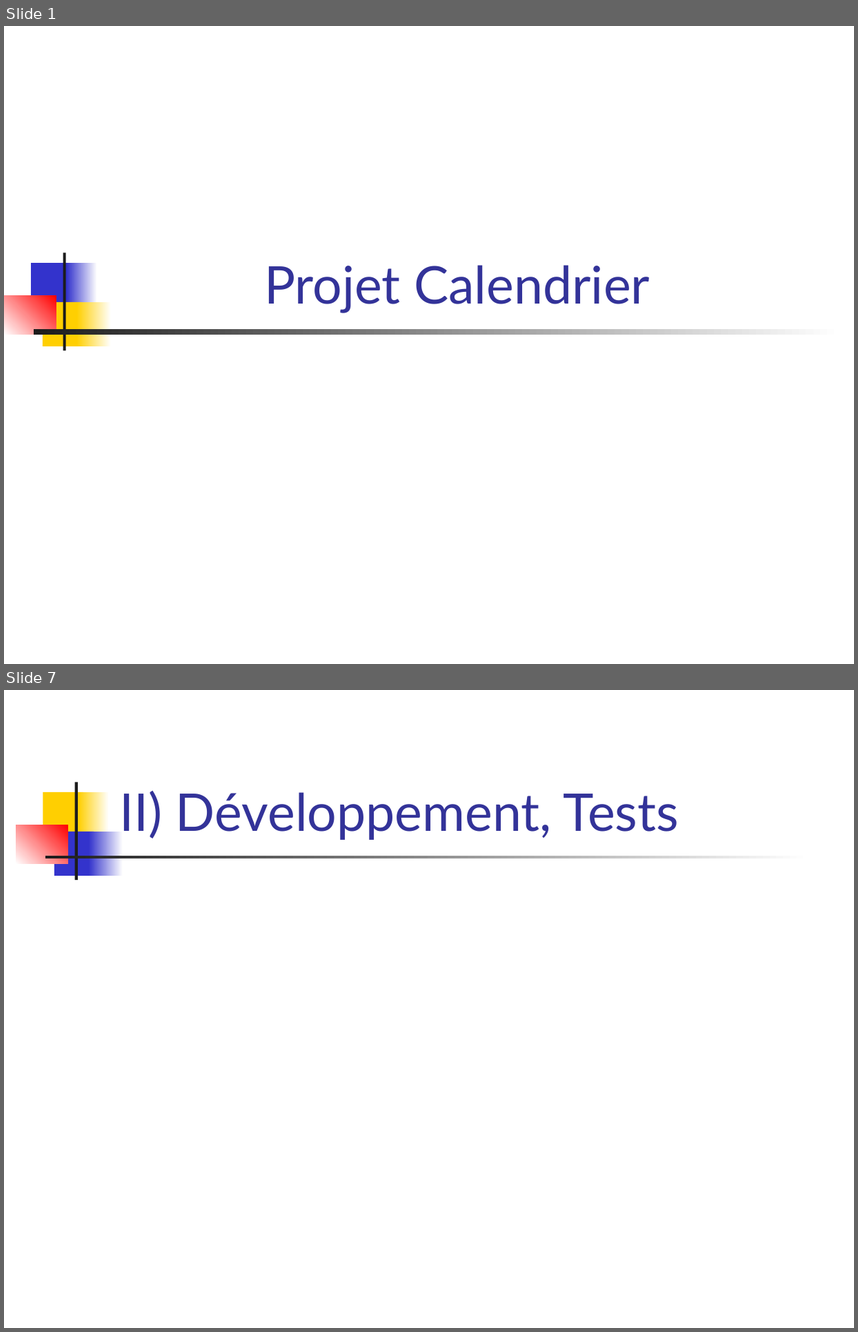
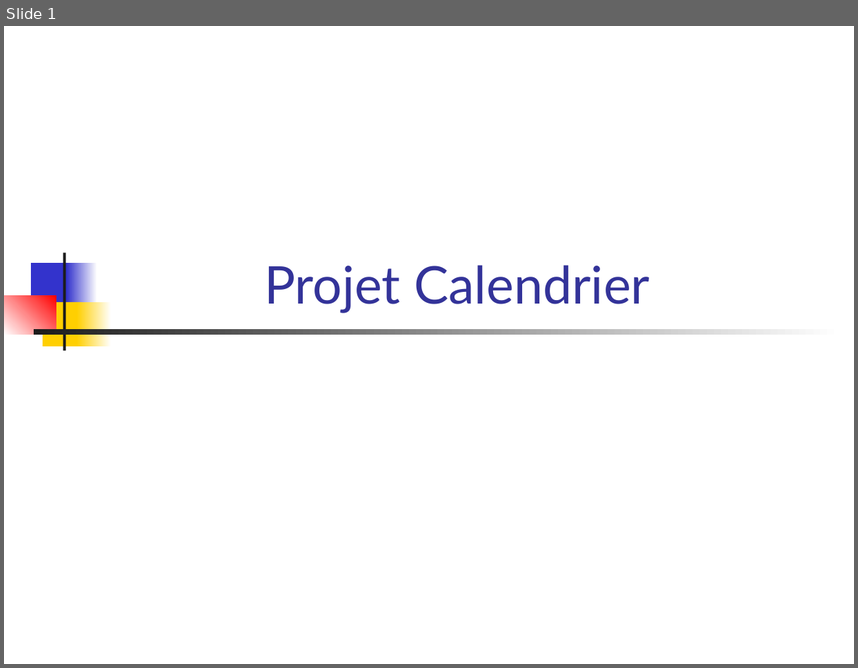
Before and after one commit to becharib/Calendar, a slide deck: Présentation/Soutenance projet.ppt. Shown one above the other, each under a label of ours: slides 1 and 7 before the commit, slide 1 after it; the slides between them are not shown. The pictures are 858x1332 and 858x668 pixels, drawn with LibreOffice and Linux fonts; fonts in the diff are those of the drawing. Boxes give left, top, right and bottom in pixels: in the first picture for what was removed or moved away, otherwise in the second. Text is boxed around its words. In the diff, an @@ line names an element or a change of style, - is before the commit and + after.

```diff
--- a/Présentation/Soutenance projet.ppt
+++ b/Présentation/Soutenance projet.ppt
@@ slide 7 removed at bbox=[4, 690, 854, 1328], background #FFFFFF @@
@@ rectangle removed at bbox=[43, 792, 84, 836] @@
@@ rectangle removed at bbox=[74, 782, 77, 880] @@
@@ rectangle removed at bbox=[79, 792, 110, 836] @@
@@ title removed at bbox=[119, 791, 679, 840] @@
-II) Développement, Tests
@@ rectangle removed at bbox=[16, 825, 67, 863] @@
@@ rectangle removed at bbox=[54, 831, 93, 876] @@
@@ rectangle removed at bbox=[89, 831, 123, 876] @@
@@ rectangle removed at bbox=[45, 856, 810, 858] @@
```
Also in this commit, not shown: 14 slides changed, 2 slides added, 1 other slide removed.
